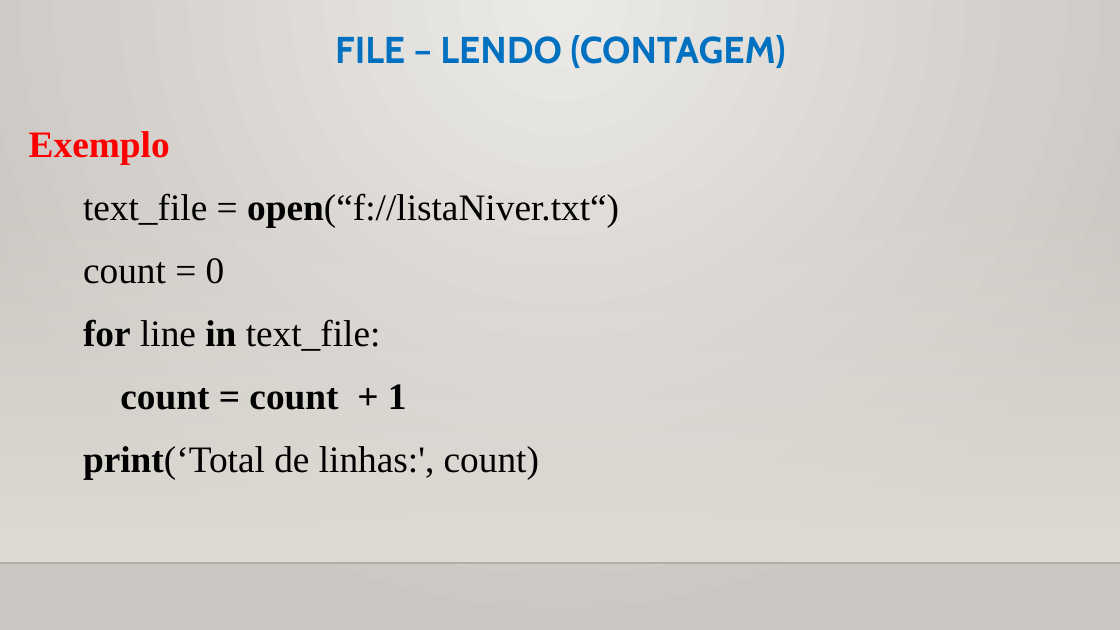
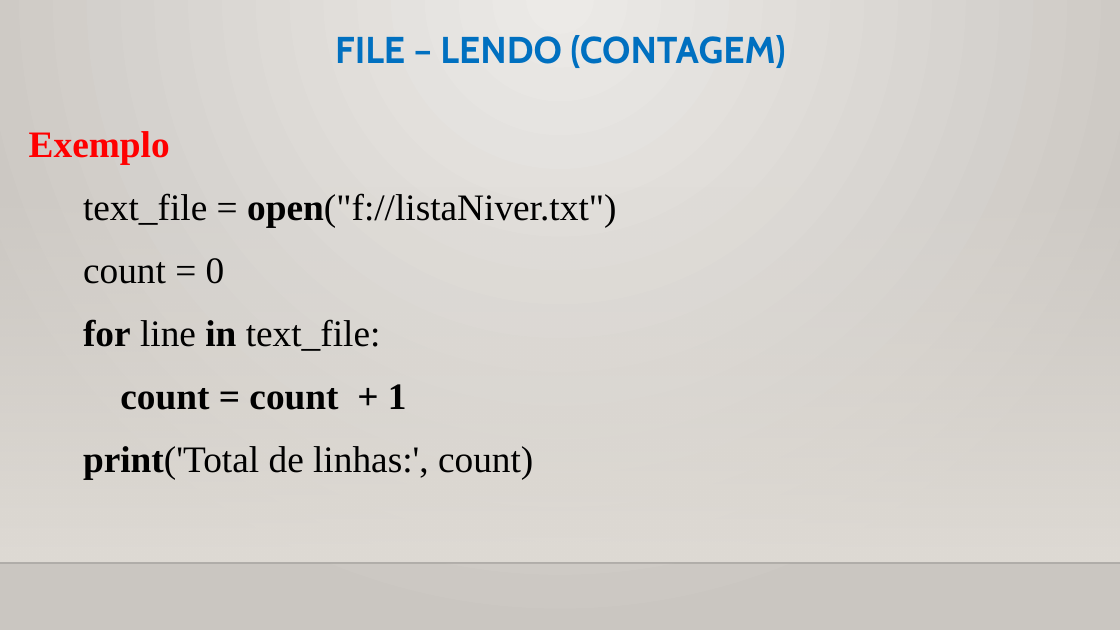
Before and after one commit to CloudEducationBrazil/WydenPythonParadigmas, a slide deck: slide 22 of 01 Classes/Aula 10 Programação Python - Arquivos e JSON.pptx. Drawn at 1120x630 pixels with LibreOffice and Linux fonts; fonts in the diff are those of the drawing; background and template pictures are left out. Boxes give left, top, right and bottom in pixels: in the first picture for what was removed or moved away, otherwise in the second. Text is boxed around its words. In the diff, an @@ line names an element or a change of style, - is before the commit and + after.

```diff
--- a/01 Classes/Aula 10 Programação Python - Arquivos e JSON.pptx
+++ b/01 Classes/Aula 10 Programação Python - Arquivos e JSON.pptx
@@ text at [83,193,616,227]: text changed @@
-    text_file = open(“f://listaNiver.txt“)
+    text_file = open("f://listaNiver.txt")
@@ text at [83,446,533,480]: text changed @@
-    print(‘Total de linhas:', count)
+    print('Total de linhas:', count)
```
Also in this commit, not shown: 6 other slides changed.
